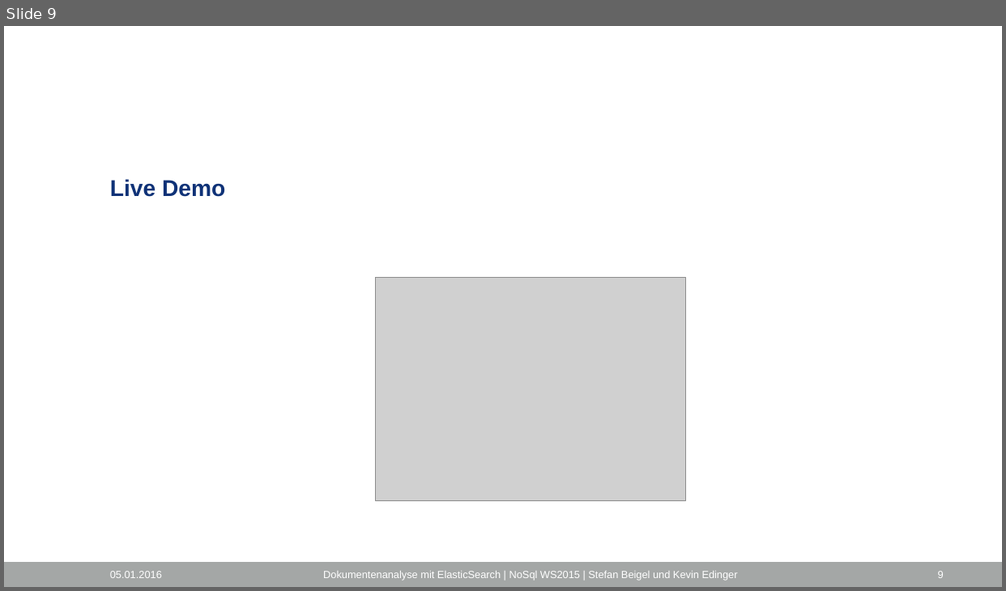
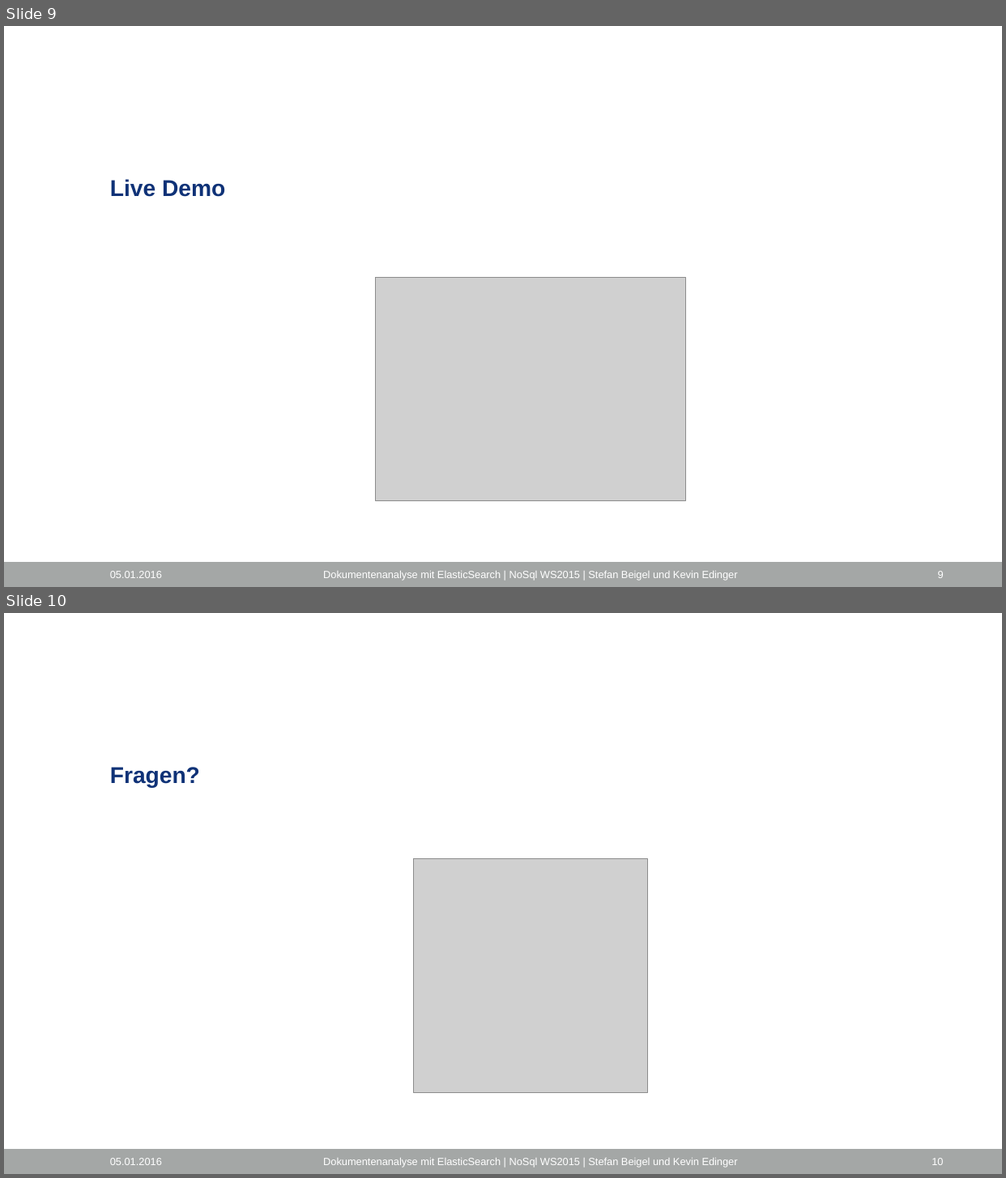
Before and after one commit to stefan0001/hochschule_nosql, a slide deck: presentation.pptx. Shown one above the other, each under a label of ours: slide 9 before the commit, slides 9 and 10 after it. The pictures are 1006x591 and 1006x1178 pixels, drawn with LibreOffice and Linux fonts; fonts in the diff are those of the drawing; grey boxes stand for pictures; background and template pictures are left out. Boxes give left, top, right and bottom in pixels: in the first picture for what was removed or moved away, otherwise in the second. Text is boxed around its words. In the diff, an @@ line names an element or a change of style, - is before the commit and + after.

```diff
--- a/presentation.pptx
+++ b/presentation.pptx
@@ slide 10 added at [4, 613, 1002, 1174], background #FFFFFF; not listed: 1 template element that a slide beside it also shows @@
@@ title added at [110, 767, 200, 788], 22 pt, text #0F3277, bold @@
+Fragen?
@@ picture added at [414, 859, 647, 1093] @@
@@ text added at [110, 1158, 162, 1165], 10 pt, text #FFFFFF @@
+05.01.2016
@@ text added at [323, 1158, 738, 1168], 10 pt, text #FFFFFF @@
+Dokumentenanalyse mit ElasticSearch | NoSql WS2015 | Stefan Beigel und Kevin Edinger
@@ page number added at [931, 1158, 943, 1165], 10 pt, text #FFFFFF @@
+10
```
Also in this commit, not shown: 3 slides changed, 5 other files.
